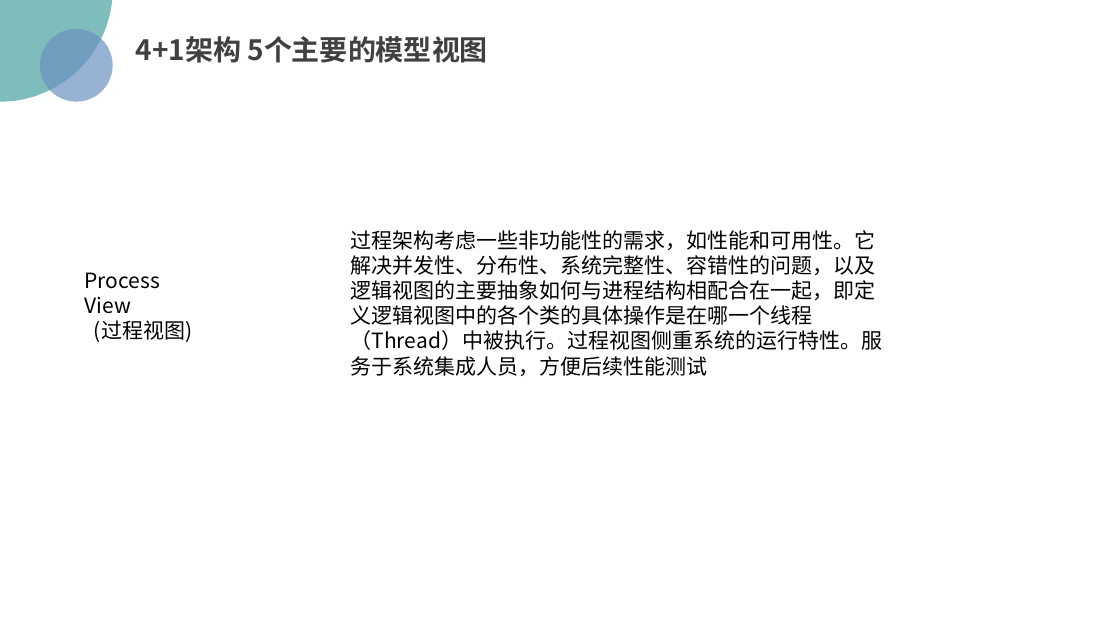
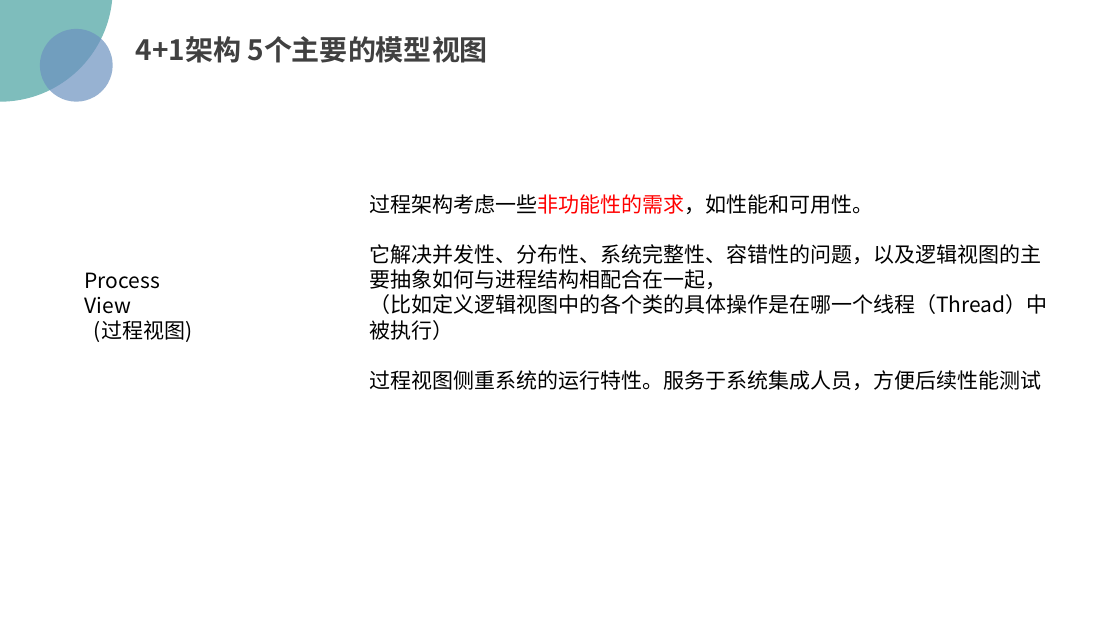
Before and after one commit to PRD2018/PRD2018-G15, a slide deck: slide 19 of 受控文档/02-其他任务/[PRD-15]UML概述.pptx. Drawn at 1120x630 pixels with LibreOffice and Linux fonts; fonts in the diff are those of the drawing; background and template pictures are left out. Boxes give left, top, right and bottom in pixels: in the first picture for what was removed or moved away, otherwise in the second. Text is boxed around its words. In the diff, an @@ line names an element or a change of style, - is before the commit and + after.

```diff
--- a/受控文档/02-其他任务/[PRD-15]UML概述.pptx
+++ b/受控文档/02-其他任务/[PRD-15]UML概述.pptx
@@ text at (x1=369, y1=194, x2=1047, y2=390): text changed @@
-过程架构考虑一些非功能性的需求，如性能和可用性。它解决并发性、分布性、系统完整性、容错性的问题，以及逻辑视图的主要抽象如何与进程结构相配合在一起，即定义逻辑视图中的各个类的具体操作是在哪一个线程（Thread）中被执行。过程视图侧重系统的运行特性。服务于系统集成人员，方便后续性能测试
+过程架构考虑一些非功能性的需求，如性能和可用性。
+它解决并发性、分布性、系统完整性、容错性的问题，以及逻辑视图的主要抽象如何与进程结构相配合在一起，
+（比如定义逻辑视图中的各个类的具体操作是在哪一个线程（Thread）中被执行）
+过程视图侧重系统的运行特性。服务于系统集成人员，方便后续性能测试
```
Also in this commit, not shown: 20 other slides changed, 1 slide added, 1 slide removed, 2 other files.
